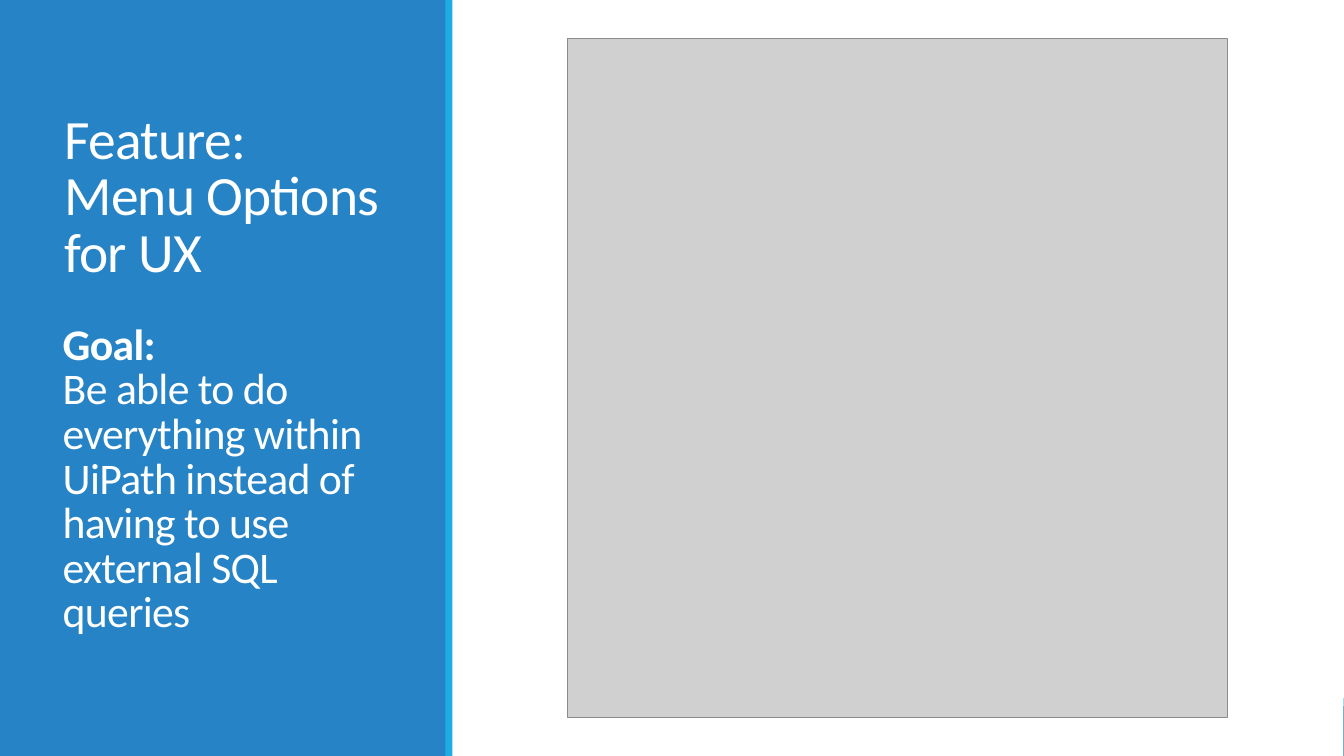
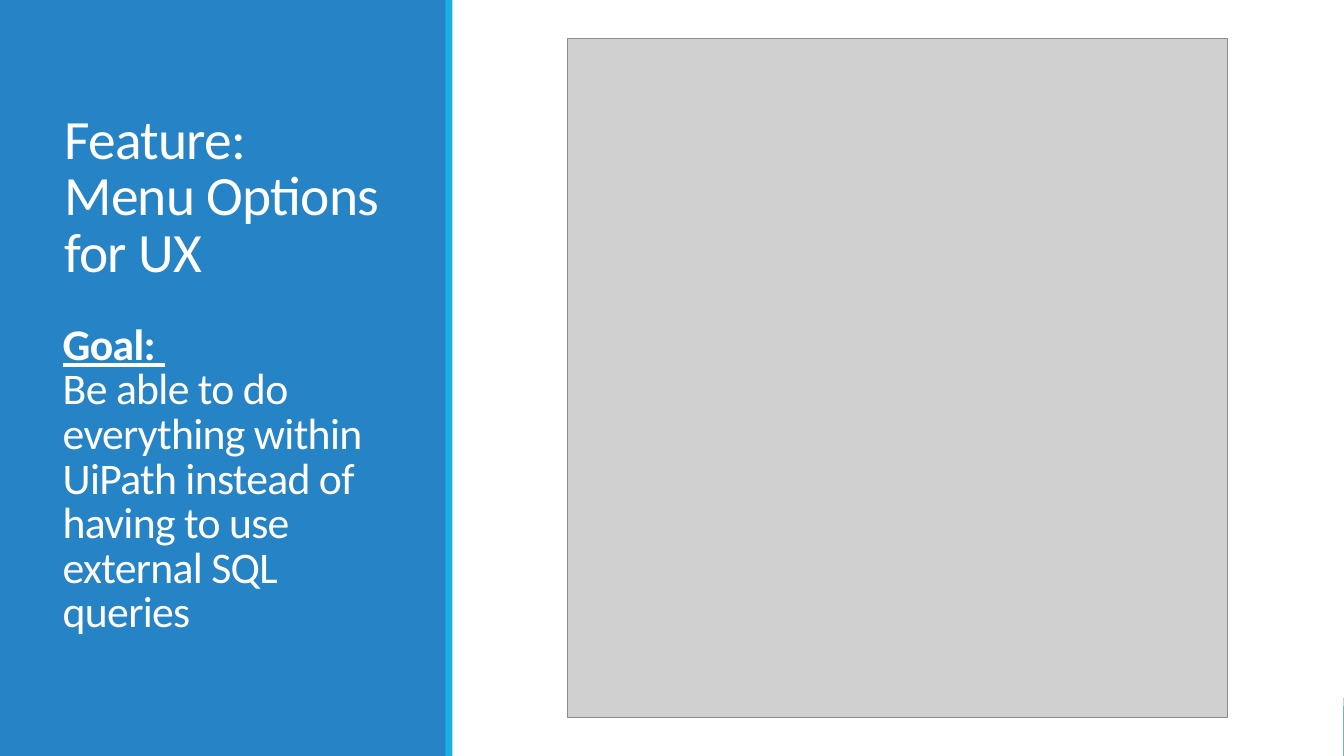
Before and after one commit to 210927-Reston-UiPath/Yu_T-P1-3NF, a slide deck: slide 2 of P1 presentation.pptx. Drawn at 1344x756 pixels with LibreOffice and Linux fonts; fonts in the diff are those of the drawing; grey boxes stand for pictures. Boxes give left, top, right and bottom in pixels: in the first picture for what was removed or moved away, otherwise in the second. Text is boxed around its words. In the diff, an @@ line names an element or a change of style, - is before the commit and + after.

```diff
--- a/P1 presentation.pptx
+++ b/P1 presentation.pptx
@@ text "Goal: Be able to do ..." at (63,329,362,634): underline on in "Goal:" @@
```
Also in this commit, not shown: 1 other slide changed.
